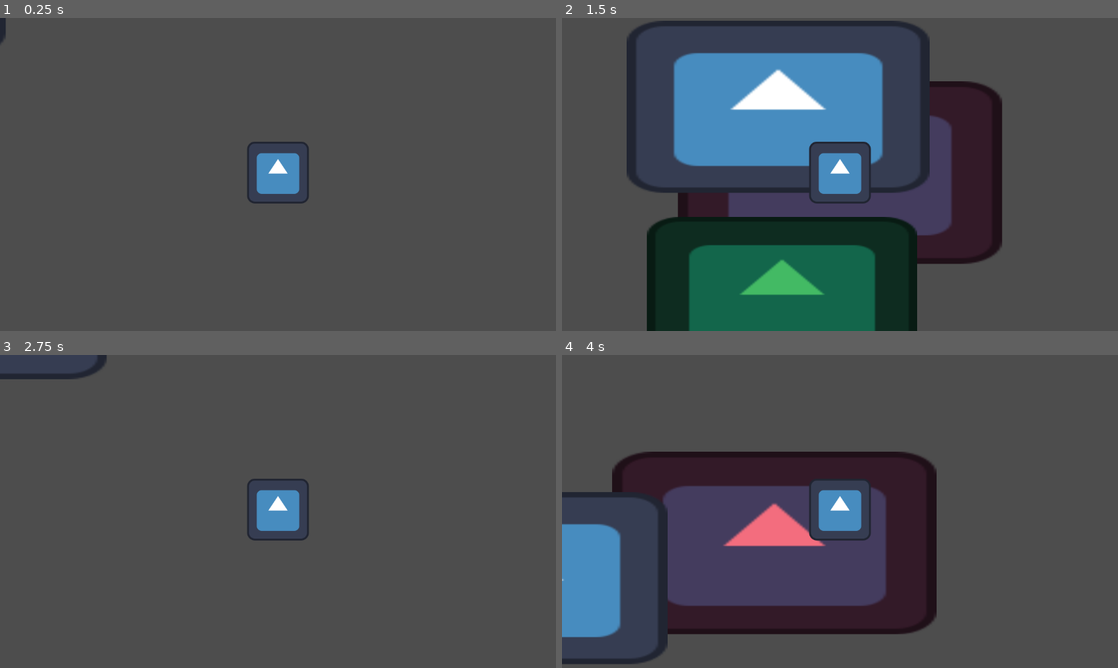
Above: before the commit, frames 1-4 (two rows, left to right).
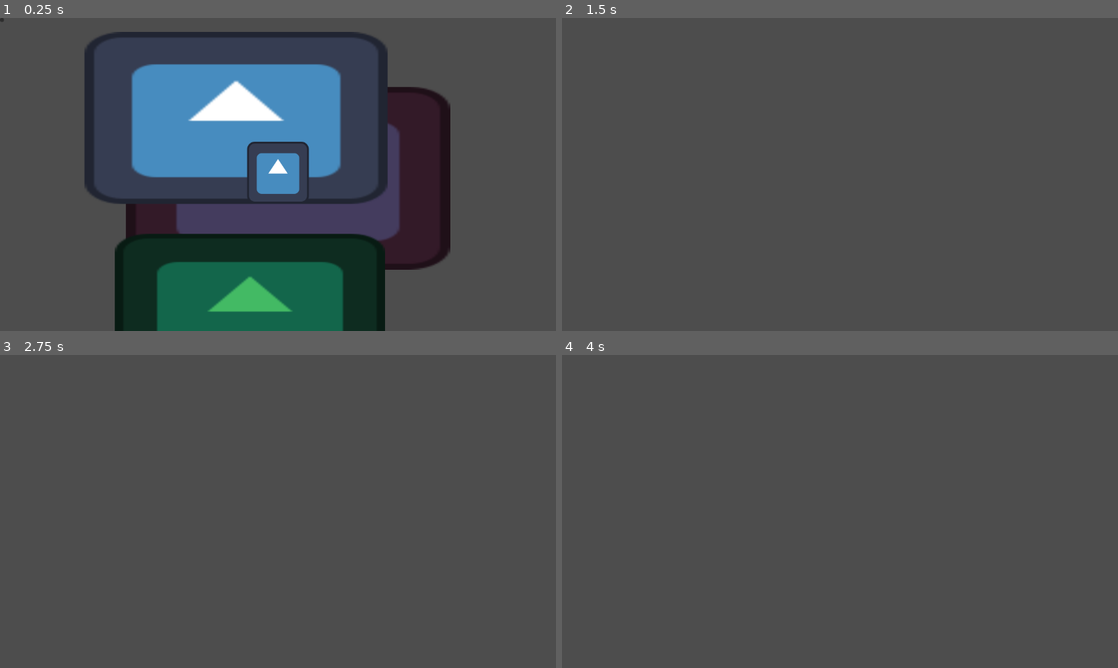
Above: after the commit, the same moments.

Repository: DavidAV05/FNaT
Game: Godot game, scene res://Menus/mainMenu.tscn
Two runs of this game, one before a commit and one after it. Both use one fixed random seed, a clock stepped at 60 frames per second and the inputs below. The engine's default icon, where the game draws it, is replaced by a stand-in: a white triangle on a blue panel in a dark square.
Inputs (mouse positions are in pixels of both pictures, inside the frame that each line leads up to):
- Up to frame 1 (0.25 s): no input
- Up to frame 2 (1.5 s): click (562, 21) at 0.52 s; move the mouse to (962, 158) at 1.27 s; click (962, 158) at 1.42 s
- Up to frame 3 (2.75 s): move the mouse to (166, 527) at 2.02 s; click (166, 527) at 2.17 s
- Up to frame 4 (4 s): move the mouse to (895, 442) at 2.77 s; click (895, 442) at 2.92 s; move the mouse to (812, 574) at 3.52 s; click (812, 574) at 3.67 s

The runs differ from the first frame. In frame 1, 38% of the frame differs, in the area x 0-81%, y 0-100%; in frame 2, 42%, in the area x 11-80%, y 0-100%; in frame 3, 1.7%; in frame 4, 22%.

Commit message:
Working on door, very rudemantery

Diff:
--- /dev/null
+++ b/Gameplay/personal_view/door.gd
@@ -0,0 +1,17 @@
+extends Node2D
+
+@onready var hitbox: CollisionShape2D = $CollisionShape2D
+
+# Called when the node enters the scene tree for the first time.
+func _ready() -> void:
+	pass
+
+
+# Called every frame. 'delta' is the elapsed time since the previous frame.
+func _process(delta: float) -> void:
+	pass
+
+
+func _on_input_event(viewport: Node, event: InputEvent, shape_idx: int) -> void:
+	if event is InputEventMouseButton:
+		print("Click :3")
--- /dev/null
+++ b/Gameplay/personal_view/door.tscn
@@ -0,0 +1,17 @@
+[gd_scene load_steps=3 format=3 uid="uid://c1wqoi70n3v7y"]
+
+[ext_resource type="Script" path="res://Gameplay/personal_view/door.gd" id="1_uhfa2"]
+
+[sub_resource type="RectangleShape2D" id="RectangleShape2D_4438x"]
+size = Vector2(256, 512)
+
+[node name="Door" type="Area2D"]
+script = ExtResource("1_uhfa2")
+
+[node name="Sprite2D" type="Sprite2D" parent="."]
+
+[node name="CollisionShape2D" type="CollisionShape2D" parent="."]
+position = Vector2(128, 256)
+shape = SubResource("RectangleShape2D_4438x")
+
+[connection signal="input_event" from="." to="." method="_on_input_event"]
--- /dev/null
+++ b/Gameplay/personal_view/personal_view.tscn
@@ -0,0 +1,7 @@
+[gd_scene load_steps=2 format=3 uid="uid://dobtiytagaakp"]
+
+[ext_resource type="PackedScene" uid="uid://c1wqoi70n3v7y" path="res://Gameplay/personal_view/door.tscn" id="1_brjdb"]
+
+[node name="PersonalView" type="Node2D"]
+
+[node name="Door" parent="." instance=ExtResource("1_brjdb")]
--- /dev/null
+++ b/Gameplay/player.tscn
@@ -0,0 +1,3 @@
+[gd_scene format=3 uid="uid://c1wwd33r5he3x"]
+
+[node name="Player" type="Node2D"]
--- a/Menus/mainMenu.tscn
+++ b/Menus/mainMenu.tscn
@@ -1,9 +1,11 @@
-[gd_scene load_steps=3 format=3 uid="uid://bd2ehekoueh7l"]
+[gd_scene load_steps=4 format=3 uid="uid://bd2ehekoueh7l"]
 
+[ext_resource type="Script" path="res://Menus/main_menu.gd" id="1_a3xgv"]
 [ext_resource type="PackedScene" uid="uid://drg7lwf1b3n5k" path="res://Menus/menu_types/parallax_backdrop.tscn" id="1_gka5k"]
 [ext_resource type="Texture2D" uid="uid://b0kqk8lmwmucp" path="res://icon.svg" id="2_d2xbn"]
 
 [node name="MainMenu" type="Node2D"]
+script = ExtResource("1_a3xgv")
 
 [node name="ParallaxBackdrop" parent="." instance=ExtResource("1_gka5k")]
 motion_scale = 10.57
@@ -28,3 +30,9 @@
 [node name="Sprite2D" type="Sprite2D" parent="."]
 position = Vector2(576, 320)
 texture = ExtResource("2_d2xbn")
+
+[node name="Button" type="Button" parent="."]
+offset_right = 8.0
+offset_bottom = 8.0
+
+[connection signal="pressed" from="Button" to="." method="_on_button_pressed"]
--- /dev/null
+++ b/Menus/main_menu.gd
@@ -0,0 +1,15 @@
+extends Node2D
+
+
+# Called when the node enters the scene tree for the first time.
+func _ready() -> void:
+	pass # Replace with function body.
+
+
+# Called every frame. 'delta' is the elapsed time since the previous frame.
+func _process(delta: float) -> void:
+	pass
+
+
+func _on_button_pressed() -> void:
+	get_tree().change_scene_to_file("res://Gameplay/personal_view/personal_view.tscn")
--- a/Menus/menu_types/parallax_backdrop.gd
+++ b/Menus/menu_types/parallax_backdrop.gd
@@ -3,26 +3,30 @@
 @export_range(0, 50) var motion_scale: float = 5
 
 var backdrops: Array[Sprite2D] = []
+var initial_positions: Array[Vector2] = []
+var middle_of_screen: Vector2
 
 # Called when the node enters the scene tree for the first time.
 func _ready() -> void:
+	# Get the center of the viewport
+	middle_of_screen = Vector2(get_viewport().size) / 2
+
 	# Get all children who are Sprite2D
 	for child in self.get_children():
 		if child is Sprite2D:
 			backdrops.append(child)
+			# Store their initial positions
+			initial_positions.append(child.position)
 
 # Called every frame. 'delta' is the elapsed time since the previous frame.
 func _process(delta: float) -> void:
 	var total_backdrops = backdrops.size()
 
-	# Get the center of the viewport
-	var middle_of_screen = Vector2(get_viewport().size) / 2
-
 	# Calculate the offset based on the current mouse position relative to the viewport center
 	var mouse_offset = get_global_mouse_position() - middle_of_screen
 
 	for i in range(total_backdrops):
-		var current_scale: float = (motion_scale * (i + 1)) / total_backdrops
-
-		# Calculate the new position for each backdrop based on the mouse offset and scale
-		backdrops[i].position = (mouse_offset * current_scale * delta * current_scale) - backdrops[i].position
+		var current_scale: float = (motion_scale * (i + 1) * 2) / total_backdrops
+		if backdrops[i]:
+			# Calculate the new position for each backdrop based on the mouse offset and scale
+			backdrops[i].position = initial_positions[i] + (mouse_offset * current_scale * delta)
